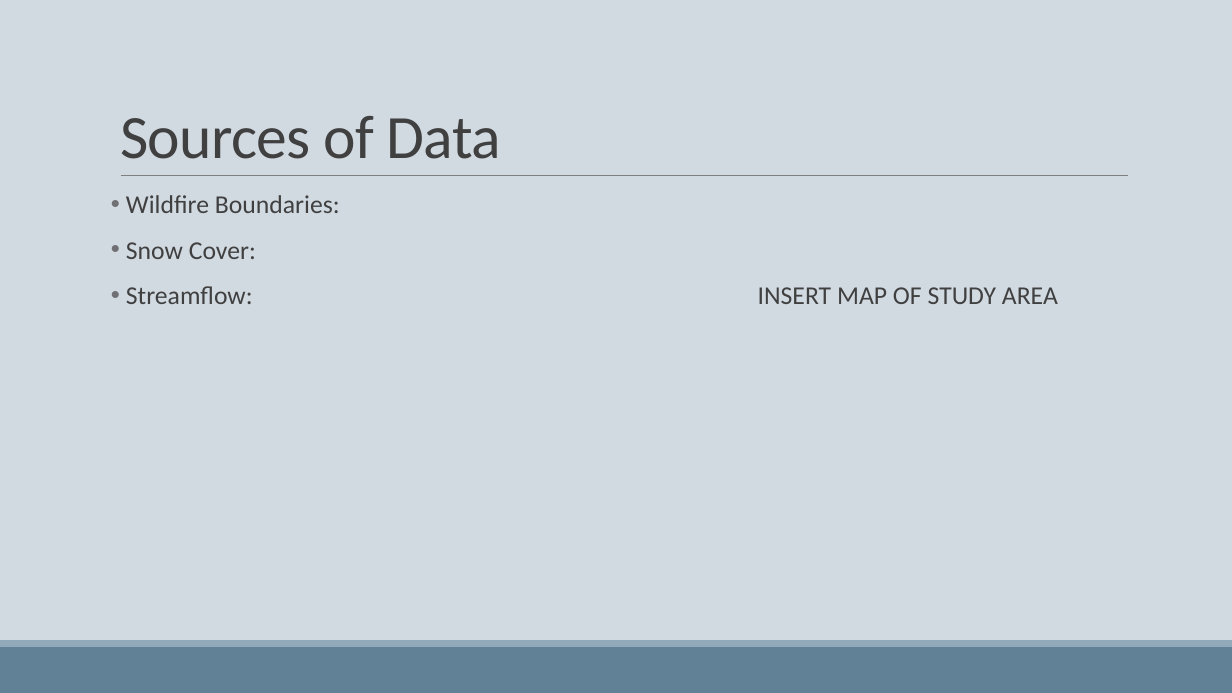
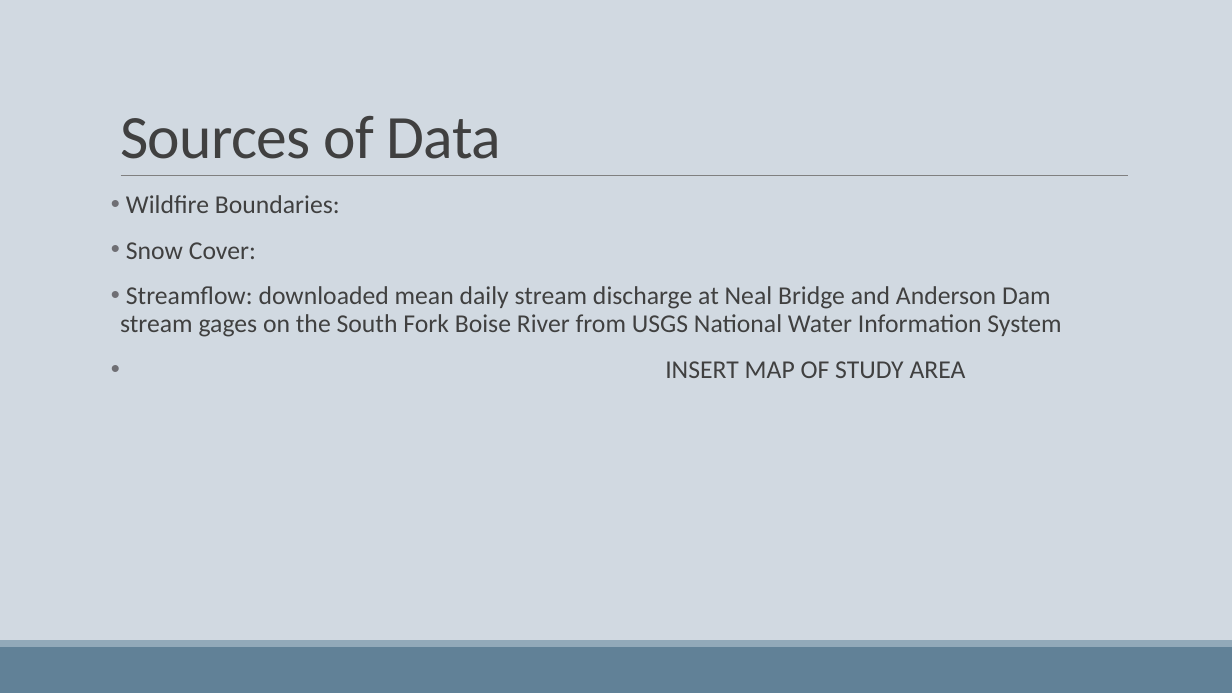
Before and after one commit to woz22/thesis, a slide deck: slide 4 of courses/geog475_pres.pptx (slide 3 before the commit). Drawn at 1232x693 pixels with LibreOffice and Linux fonts; fonts in the diff are those of the drawing. Boxes give left, top, right and bottom in pixels: in the first picture for what was removed or moved away, otherwise in the second. Text is boxed around its words. In the diff, an @@ line names an element or a change of style, - is before the commit and + after.

Commit message:
geog475 graphs
exported R graphs of cumulative discharge, powerpoint pres, fuels guide table templates

```diff
--- a/courses/geog475_pres.pptx
+++ b/courses/geog475_pres.pptx
@@ text at <box>120,286,1061,378</box>: text changed @@
-• Streamflow: INSERT MAP OF STUDY AREA
+• Streamflow: downloaded mean daily stream discharge at Neal Bridge and Anderson Dam stream gages on the South Fork Boise River from USGS National Water Information System
+• INSERT MAP OF STUDY AREA
```
Also in this commit, not shown: 8 other slides changed, 1 slide added, 1 slide removed, 5 other files.
